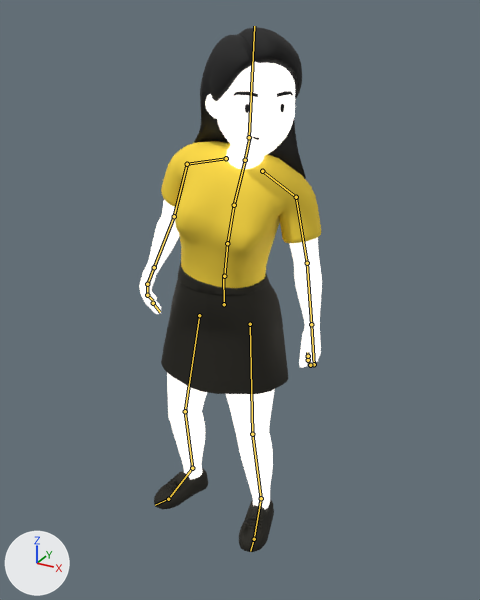
Before and after pictures for a commit that changed the FBX model public/models/female_Idle.fbx.
Rendered twice from a 50 mm camera at (3.07, -5.03, 5.16) aimed at (0.38, -0.14, 2.71). The lights are fixed; the arrows at lower left show +X, +Y and +Z. The first picture is the older version. Both versions are drawn at frame 37 of the action 'mixamo.com'; the numbers are the values there. The bones that change, and the others that lie on the model, are drawn over the model as lines.

Objects in the first picture: 'Symmetry', 'Tshirt', 'arm_1', 'arm_2', 'blow', 'eye', 'head', 'leg_1', 'leg_2', 'shoe_1', 'shoe_2', 'skirt'.
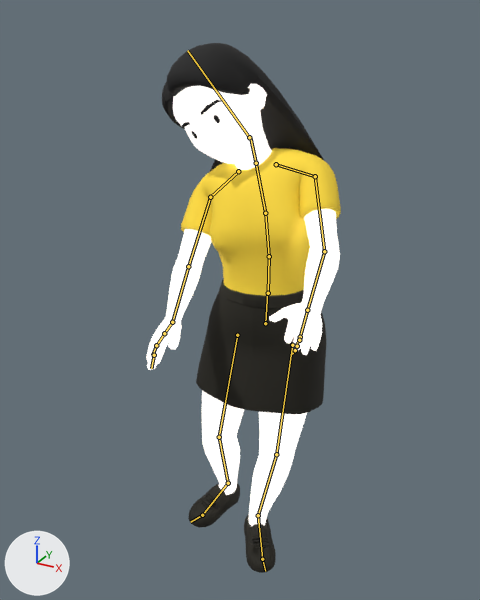
Changed parts and their boxes [x1, y1, x2, y2] in the pictures (480 x 600 px):
'Tshirt', posed
    before: [161, 141, 321, 288]
    after: [181, 148, 341, 296]
'skirt', posed
    before: [161, 262, 288, 394]
    after: [196, 279, 326, 414]
'Symmetry', posed
    before: [194, 27, 306, 179]
    after: [162, 43, 324, 171]
'head', posed (10% wider, 19% shorter)
    before: [205, 62, 295, 169]
    after: [173, 84, 272, 170]
'leg_1', posed (18% wider)
    before: [226, 389, 275, 509]
    after: [249, 412, 307, 527]
'leg_2', posed
    before: [167, 373, 207, 480]
    after: [202, 391, 244, 495]
'arm_1', posed (112% wider, 11% taller)
    before: [289, 237, 322, 368]
    after: [269, 209, 340, 355]
'arm_2', posed
    before: [139, 200, 179, 314]
    after: [146, 229, 212, 370]
'shoe_2', posed (10% taller)
    before: [154, 468, 208, 509]
    after: [188, 483, 240, 528]
'shoe_1', posed (8% narrower, 9% taller)
    before: [239, 499, 274, 552]
    after: [244, 515, 276, 573]
'blow', posed
    before: [234, 91, 293, 97]
    after: [182, 100, 222, 129]
'eye', posed (28% narrower, 150% taller)
    before: [245, 104, 284, 113]
    after: [192, 115, 220, 139]
bone 'mixamorig:Hips', root to tip
    before: (224, 304) to (223, 274)
    after: (265, 323) to (267, 292)
bone 'mixamorig:Spine', root to tip
    before: (224, 276) to (227, 243)
    after: (268, 293) to (269, 256)
bone 'mixamorig:Spine1', root to tip
    before: (227, 243) to (234, 205)
    after: (269, 256) to (265, 213)
bone 'mixamorig:Spine2', root to tip
    before: (234, 205) to (245, 160)
    after: (265, 213) to (256, 163)
bone 'mixamorig:Neck', root to tip
    before: (245, 160) to (250, 136)
    after: (256, 163) to (250, 137)
bone 'mixamorig:Head', root to tip
    before: (249, 137) to (254, 26)
    after: (249, 137) to (187, 50)
bone 'mixamorig:LeftShoulder', root to tip
    before: (262, 171) to (296, 197)
    after: (276, 164) to (315, 176)
bone 'mixamorig:LeftArm', root to tip
    before: (296, 197) to (307, 263)
    after: (315, 176) to (324, 251)
bone 'mixamorig:LeftForeArm', root to tip
    before: (307, 263) to (311, 324)
    after: (324, 251) to (307, 310)
bone 'mixamorig:LeftHand', root to tip
    before: (311, 324) to (314, 364)
    after: (307, 310) to (300, 337)
bone 'mixamorig:LeftHandIndex1', root to tip
    before: (314, 364) to (310, 365)
    after: (300, 337) to (299, 340)
bone 'mixamorig:LeftHandIndex2', root to tip
    before: (310, 365) to (307, 360)
    after: (299, 340) to (296, 345)
bone 'mixamorig:RightShoulder', root to tip
    before: (226, 158) to (187, 164)
    after: (238, 171) to (210, 197)
bone 'mixamorig:RightArm', root to tip
    before: (187, 164) to (174, 216)
    after: (210, 197) to (188, 266)
bone 'mixamorig:RightForeArm', root to tip
    before: (174, 216) to (154, 267)
    after: (188, 266) to (172, 322)
bone 'mixamorig:RightHand', root to tip
    before: (154, 267) to (147, 284)
    after: (172, 322) to (164, 333)
bone 'mixamorig:RightHandIndex1', root to tip
    before: (147, 284) to (147, 295)
    after: (164, 333) to (156, 345)
bone 'mixamorig:RightHandIndex2', root to tip
    before: (147, 295) to (153, 300)
    after: (156, 345) to (152, 355)
bone 'mixamorig:LeftUpLeg', root to tip
    before: (250, 324) to (252, 434)
    after: (292, 345) to (276, 454)
bone 'mixamorig:LeftLeg', root to tip
    before: (252, 434) to (261, 498)
    after: (276, 454) to (258, 515)
bone 'mixamorig:LeftFoot', root to tip
    before: (261, 498) to (254, 539)
    after: (258, 515) to (262, 559)
bone 'mixamorig:RightUpLeg', root to tip
    before: (199, 315) to (185, 411)
    after: (237, 335) to (219, 437)
bone 'mixamorig:RightLeg', root to tip
    before: (185, 411) to (192, 468)
    after: (219, 437) to (228, 483)
bone 'mixamorig:RightFoot', root to tip
    before: (192, 468) to (168, 499)
    after: (228, 483) to (202, 515)

The change in detail:
Bone 'mixamorig:Hips' (bone_mixamorig_hips) moves from (7.0, 251.0, -12.0) to (57.0, 249.0, -4.0).
Bone 'mixamorig:Hips' (bone_mixamorig_hips) turns from (-2, 4, 2) to (-5, 7, -1) degrees about its own x, y and z.
Bone 'mixamorig:Spine' (bone_mixamorig_spine) turns from (6, 0, -8) to (2, 0, 2) degrees about its own x, y and z.
Bone 'mixamorig:Spine1' (bone_mixamorig_spine1) turns from (0, 4, -4) to (1, 0, 7) degrees about its own x, y and z.
Bone 'mixamorig:Spine2' (bone_mixamorig_spine2) turns from (0, 4, -5) to (1, 1, 6) degrees about its own x, y and z.
Bone 'mixamorig:Neck' (bone_mixamorig_neck) turns from (1, 5, 2) to (-7, -3, 2) degrees about its own x, y and z.
Bone 'mixamorig:Head' (bone_mixamorig_head) turns from (-5, 30, 7) to (18, -16, 14) degrees about its own x, y and z.
Bone 'mixamorig:LeftShoulder' (bone_mixamorig_leftshoulder) turns from (8, 2, -3) to (11, 8, 10) degrees about its own x, y and z.
Bone 'mixamorig:LeftArm' (bone_mixamorig_leftarm) turns from (56, 1, 7) to (53, -21, 33) degrees about its own x, y and z.
Bone 'mixamorig:LeftForeArm' (bone_mixamorig_leftforearm) turns from (2, 0, 8) to (2, -1, 19) degrees about its own x, y and z.
Bone 'mixamorig:LeftHand' (bone_mixamorig_lefthand) turns from (1, -13, -5) to (-23, 2, 12) degrees about its own x, y and z.
Bone 'mixamorig:LeftHandIndex1' (bone_mixamorig_lefthandindex1) turns from (83, 3, 0) to (5, 0, -10) degrees about its own x, y and z.
Bone 'mixamorig:LeftHandIndex2' (bone_mixamorig_lefthandindex2) turns from (69, -5, -5) to (15, -3, 8) degrees about its own x, y and z.
Bone 'mixamorig:RightShoulder' (bone_mixamorig_rightshoulder) turns from (12, -1, -5) to (15, -8, 0) degrees about its own x, y and z.
Bone 'mixamorig:RightArm' (bone_mixamorig_rightarm) turns from (69, -11, 12) to (40, 17, -41) degrees about its own x, y and z.
Bone 'mixamorig:RightForeArm' (bone_mixamorig_rightforearm) turns from (2, 1, -17) to (2, 0, -13) degrees about its own x, y and z.
Bone 'mixamorig:RightHand' (bone_mixamorig_righthand) turns from (-1, -2, 3) to (-18, -12, -3) degrees about its own x, y and z.
Bone 'mixamorig:RightHandIndex1' (bone_mixamorig_righthandindex1) turns from (21, -13, -17) to (4, 0, -4) degrees about its own x, y and z.
Bone 'mixamorig:RightHandIndex2' (bone_mixamorig_righthandindex2) turns from (27, -14, 27) to (10, -4, 22) degrees about its own x, y and z.
Bone 'mixamorig:LeftUpLeg' (bone_mixamorig_leftupleg) turns from (6, -11, 3) to (6, -11, -4) degrees about its own x, y and z.
Bone 'mixamorig:LeftLeg' (bone_mixamorig_leftleg) turns from (-15, 7, -1) to (-16, -11, -3) degrees about its own x, y and z.
Bone 'mixamorig:LeftFoot' (bone_mixamorig_leftfoot) turns from (6, -2, -1) to (8, 5, 7) degrees about its own x, y and z.
Bone 'mixamorig:RightUpLeg' (bone_mixamorig_rightupleg) turns from (1, 11, -10) to (4, 12, -6) degrees about its own x, y and z.
Bone 'mixamorig:RightLeg' (bone_mixamorig_rightleg) turns from (-14, 8, -2) to (-27, 0, -5) degrees about its own x, y and z.
Bone 'mixamorig:RightFoot' (bone_mixamorig_rightfoot) turns from (6, 8, 6) to (14, 1, -3) degrees about its own x, y and z.
